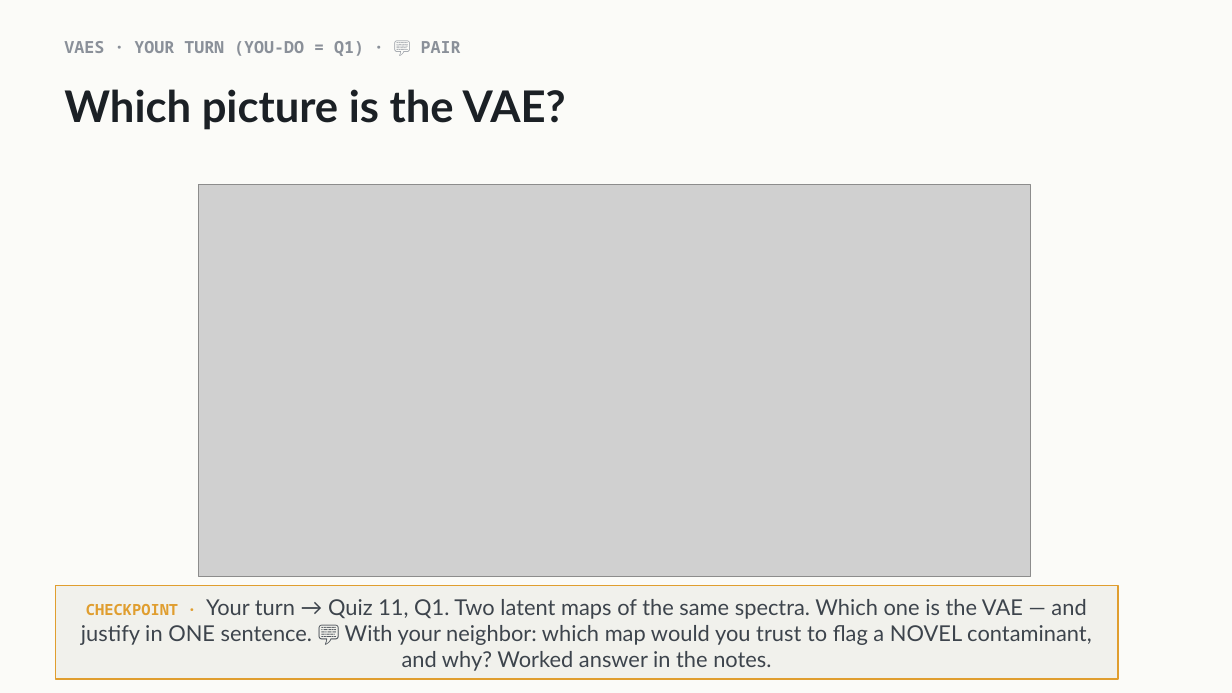
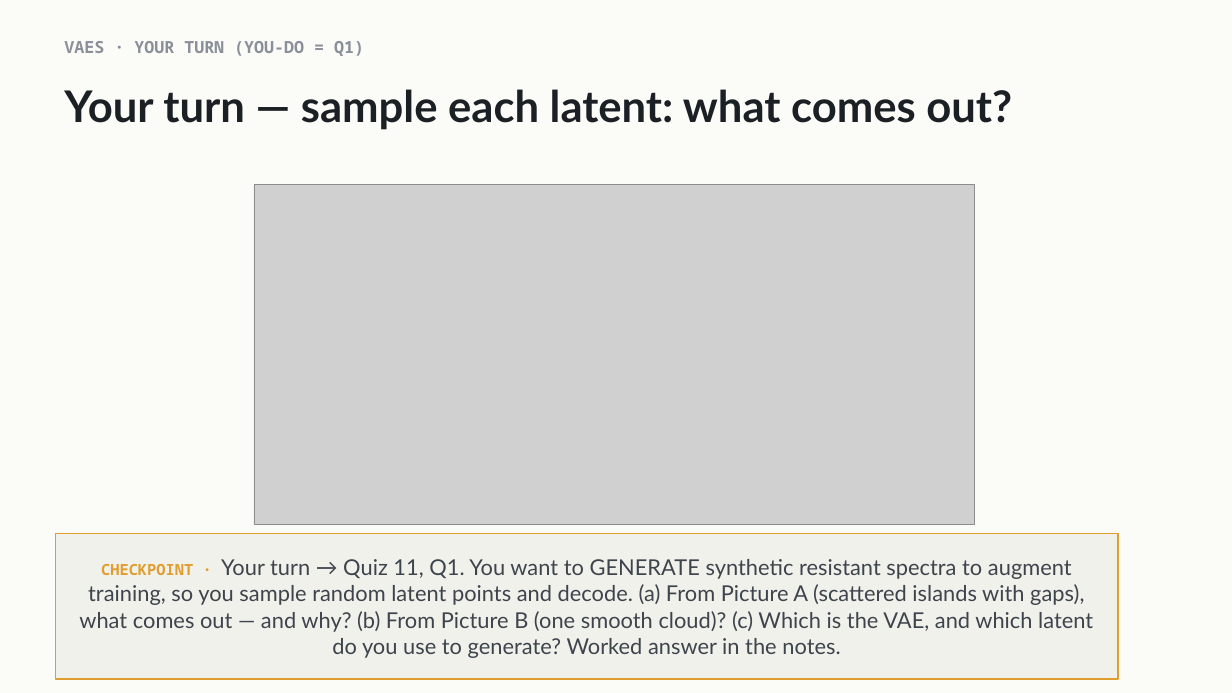
Before and after one commit to indigobio/msacl_dl_course, a slide deck: slide 11 of slides/pptx/lecture11_unsupervised.pptx. Drawn at 1232x693 pixels with LibreOffice and Linux fonts; fonts in the diff are those of the drawing; grey boxes stand for pictures. Boxes give left, top, right and bottom in pixels: in the first picture for what was removed or moved away, otherwise in the second. Text is boxed around its words. In the diff, an @@ line names an element or a change of style, - is before the commit and + after.

```diff
--- a/slides/pptx/lecture11_unsupervised.pptx
+++ b/slides/pptx/lecture11_unsupervised.pptx
@@ text at bbox=[64, 41, 364, 56]: text changed @@
-VAES · YOUR TURN (YOU-DO = Q1) · 💬 PAIR
+VAES · YOUR TURN (YOU-DO = Q1)
@@ text at bbox=[64, 89, 1012, 130]: text changed @@
-Which picture is the VAE?
+Your turn — sample each latent: what comes out?
@@ picture: place and size @@
-picture at bbox=[199, 185, 1031, 577]
+picture at bbox=[254, 185, 975, 524]
@@ rectangle "CHECKPOINT · Your turn → ...": place and size @@
-rectangle "CHECKPOINT · Your turn → ..." at bbox=[55, 586, 1118, 679]
+rectangle "CHECKPOINT · Your turn → ..." at bbox=[55, 533, 1118, 679]
@@ text in rectangle at bbox=[79, 559, 1093, 658]: text changed @@
-CHECKPOINT · Your turn → Quiz 11, Q1. Two latent maps of the same spectra. Which one is the VAE — and justify in ONE sentence. 💬 With your neighbor: which map would you trust to flag a NOVEL contaminant, and why? Worked answer in the notes.
+CHECKPOINT · Your turn → Quiz 11, Q1. You want to GENERATE synthetic resistant spectra to augment training, so you sample random latent points and decode. (a) From Picture A (scattered islands with gaps), what comes out — and why? (b) From Picture B (one smooth cloud)? (c) Which is the VAE, and which latent do you use to generate? Worked answer in the notes.
```
Also in this commit, not shown: 4 other slides changed, 9 other files.
